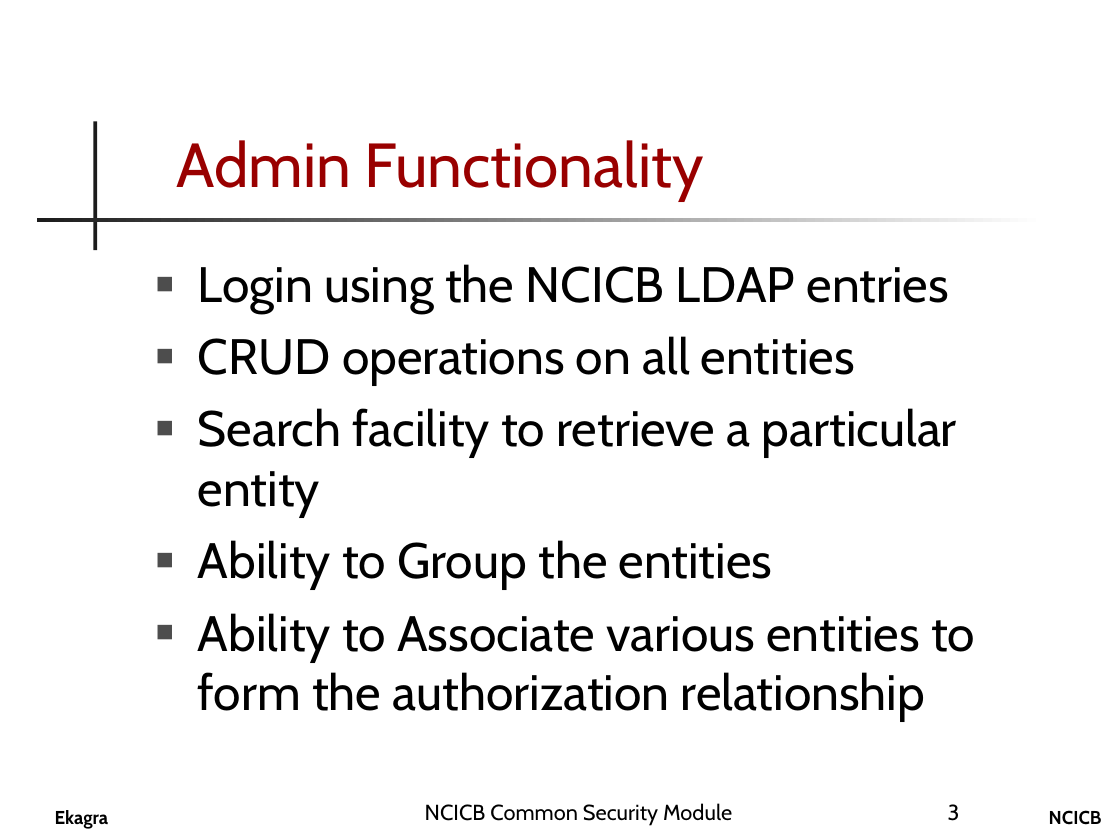
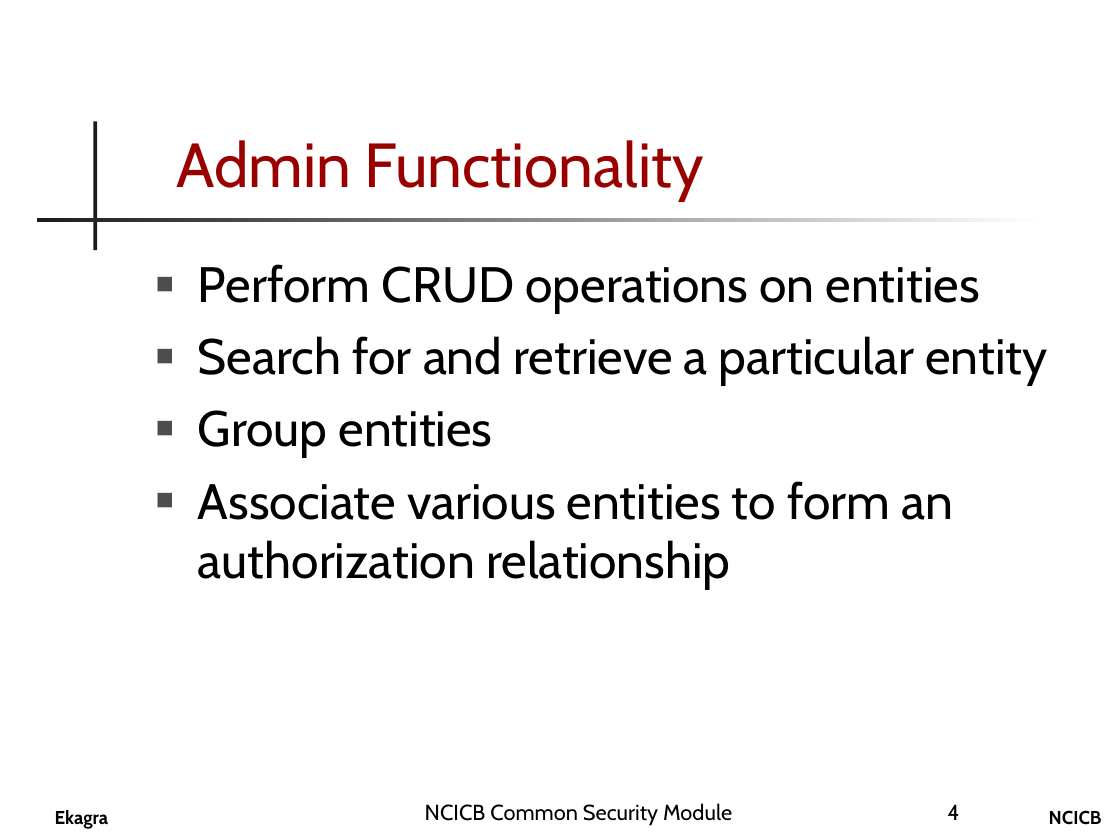
Before and after one commit to CBIIT/common-security-module-docs, a slide deck: slide 4 of Presentations/CSM_UPT_Presentation.ppt (slide 3 before the commit). Drawn at 1120x840 pixels with LibreOffice and Linux fonts; fonts in the diff are those of the drawing; background and template pictures are left out. Boxes give left, top, right and bottom in pixels: in the first picture for what was removed or moved away, otherwise in the second. Text is boxed around its words. In the diff, an @@ line names an element or a change of style, - is before the commit and + after.

```diff
--- a/Presentations/CSM_UPT_Presentation.ppt
+++ b/Presentations/CSM_UPT_Presentation.ppt
@@ text at (198, 264, 1047, 589): text changed @@
-■ Login using the NCICB LDAP entries
-■ CRUD operations on all entities
-■ Search facility to retrieve a particular entity
-■ Ability to Group the entities
-■ Ability to Associate various entities to form the authorization relationship
+■ Perform CRUD operations on entities
+■ Search for and retrieve a particular entity
+■ Group entities
+■ Associate various entities to form an authorization relationship
@@ page number at (947, 804, 959, 820): text changed @@
-3
+4
```
Also in this commit, not shown: 4 other slides changed, 2 slides added, 1 slide removed.
